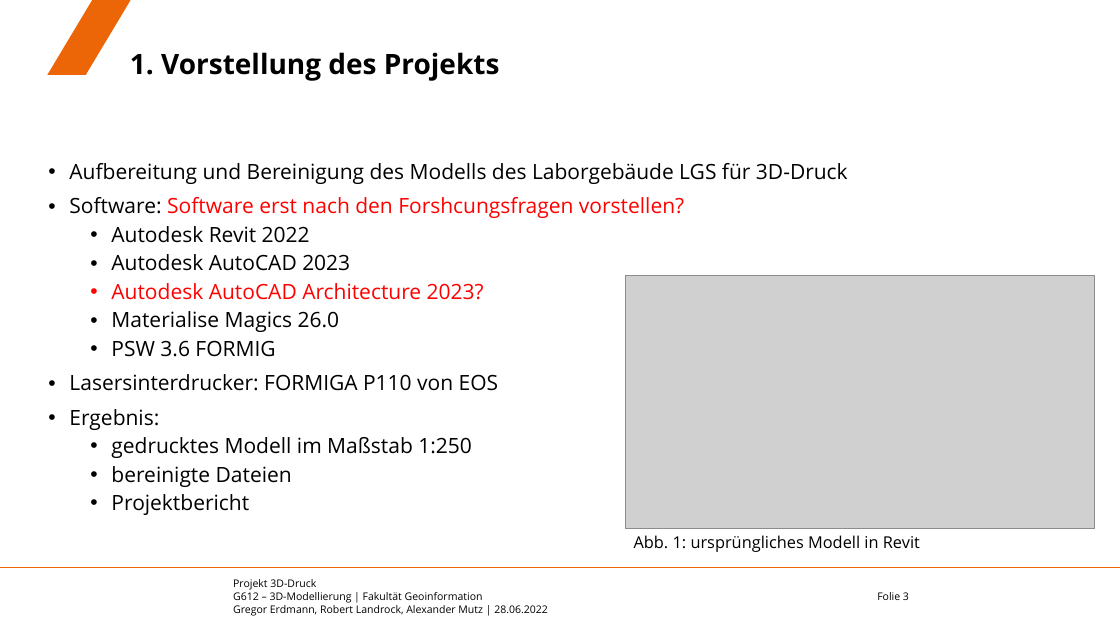
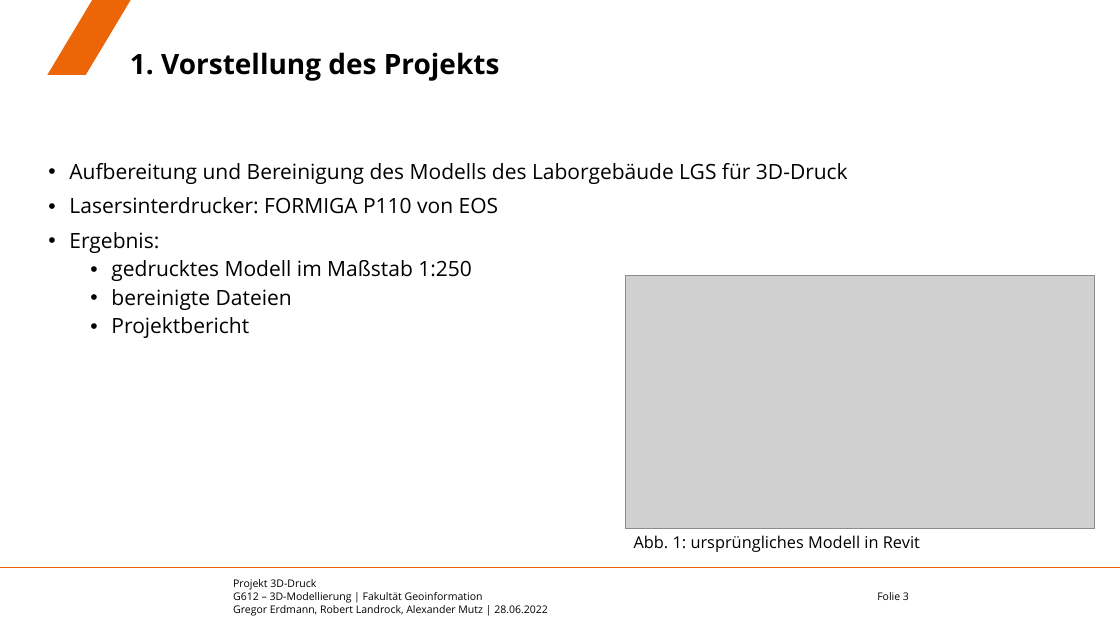
Before and after one commit to eamutz/LGS_print, a slide deck: slide 3 of Endvortrag.pptx. Drawn at 1120x630 pixels with LibreOffice and Linux fonts; fonts in the diff are those of the drawing; grey boxes stand for pictures; background and template pictures are left out. Boxes give left, top, right and bottom in pixels: in the first picture for what was removed or moved away, otherwise in the second. Text is boxed around its words. In the diff, an @@ line names an element or a change of style, - is before the commit and + after.

```diff
--- a/Endvortrag.pptx
+++ b/Endvortrag.pptx
@@ text at box(69, 197, 684, 357): paragraphs removed @@
-• Software: Software erst nach den Forshcungsfragen vorstellen?
-  • Autodesk Revit 2022
-  • Autodesk AutoCAD 2023
-  • Autodesk AutoCAD Architecture 2023?
-  • Materialise Magics 26.0
-  • PSW 3.6 FORMIG
```
Also in this commit, not shown: 7 other slides changed, 9 slides added, 2 slides removed.
